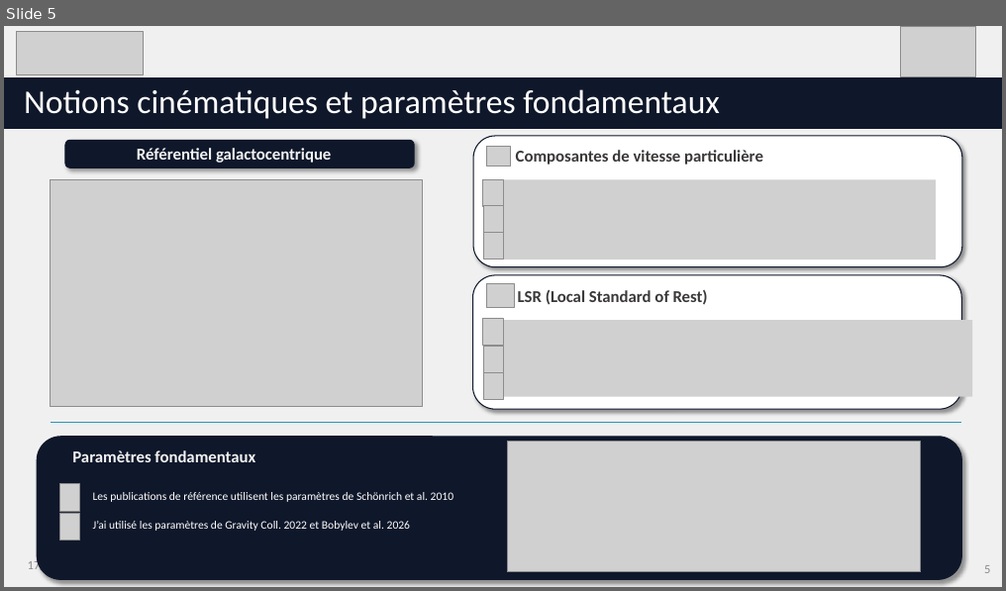
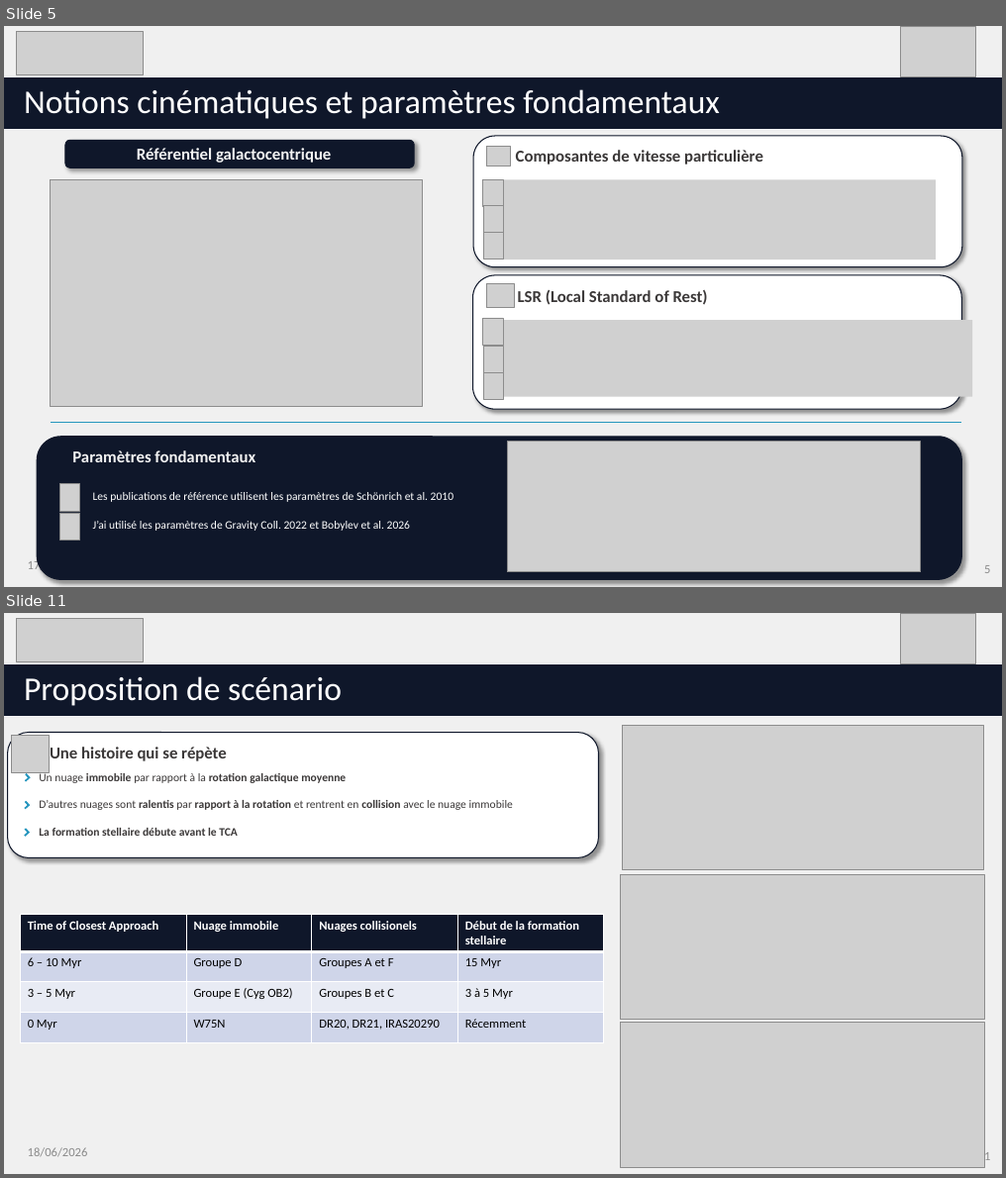
Before and after one commit to KyuriTaima/CygnusDynamics, a slide deck: Présentation/Point equipe FEMIS-SDLC.pptx. Shown one above the other, each under a label of ours: slide 5 before the commit, slides 5 and 11 after it; the slides between them are not shown. The pictures are 1006x591 and 1006x1178 pixels, drawn with LibreOffice and Linux fonts; fonts in the diff are those of the drawing; grey boxes stand for pictures. Boxes give left, top, right and bottom in pixels: in the first picture for what was removed or moved away, otherwise in the second. Text is boxed around its words. In the diff, an @@ line names an element or a change of style, - is before the commit and + after.

```diff
--- a/Présentation/Point equipe FEMIS-SDLC.pptx
+++ b/Présentation/Point equipe FEMIS-SDLC.pptx
@@ slide 11 added at box(4, 613, 1002, 1174), background #D9D9D9 at 39% opacity @@
@@ picture added at box(17, 618, 144, 663) @@
@@ picture added at box(900, 613, 976, 664) @@
@@ rectangle added at box(4, 663, 1002, 716), fill #0F172A, outline #FFFFFF 1 pt @@
@@ title added at box(24, 676, 342, 706), 32 pt, text #FFFFFF @@
+Proposition de scénario
@@ picture added at box(623, 725, 984, 869) @@
@@ rounded rectangle added at box(8, 732, 599, 858), fill #FFFFFF, outline #0F172A 1 pt @@
@@ picture added at box(12, 735, 49, 772) @@
@@ text added at box(50, 747, 227, 761), 16 pt, text #3B3838, bold @@
+Une histoire qui se répète
@@ corner added at box(22, 774, 29, 781), fill #4472C4, outline #2596BE 1 pt @@
@@ text added at box(39, 771, 513, 836), 11 pt, text #3B3838, bold @@
+Un nuage immobile par rapport à la rotation galactique moyenne
+D’autres nuages sont ralentis par rapport à la rotation et rentrent en collision avec le nuage immobile
+La formation stellaire débute avant le TCA
@@ corner added at box(22, 802, 29, 808), fill #4472C4, outline #2596BE 1 pt @@
@@ corner added at box(22, 829, 29, 836), fill #4472C4, outline #2596BE 1 pt @@
@@ picture added at box(621, 875, 985, 1020) @@
@@ table added at box(20, 915, 604, 1044), 4 rows, 4 columns @@
+Time of Closest Approach | Nuage immobile | Nuages collisionels | Début de la formation stellaire
+6 – 10 Myr | Groupe D | Groupes A et F | 15 Myr
+3 – 5 Myr | Groupe E (Cyg OB2) | Groupes B et C | 3 à 5 Myr
+0 Myr | W75N | DR20, DR21, IRAS20290 | Récemment
@@ picture added at box(620, 1023, 985, 1167) @@
@@ text added at box(28, 1148, 88, 1157), 12 pt, text #8C8C8C @@
+18/06/2026
@@ page number added at box(978, 1151, 991, 1164), 12 pt, text #8C8C8C @@
+11
```
Also in this commit, not shown: 2 slides changed, 6 other slides added, 2 slides removed, 5 other files.
